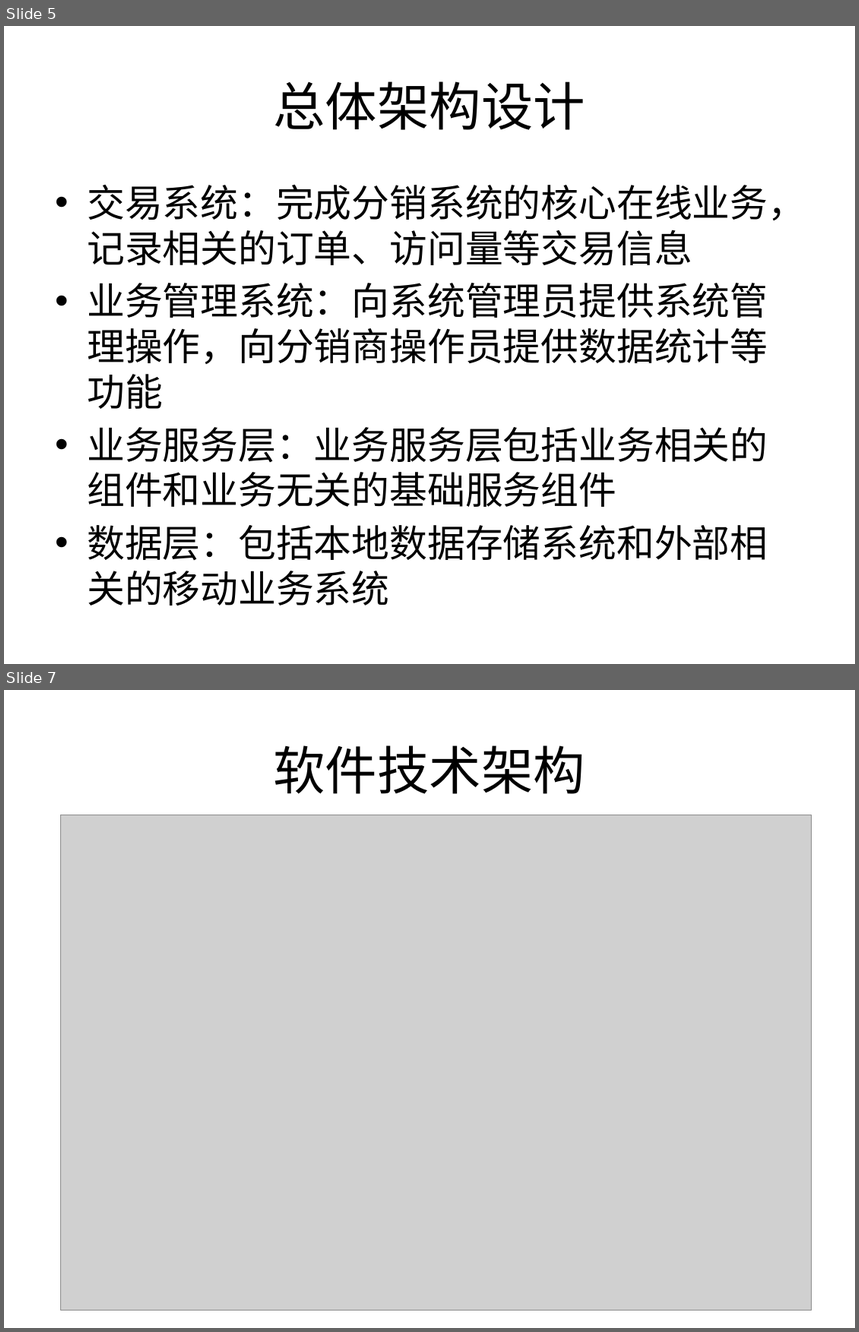
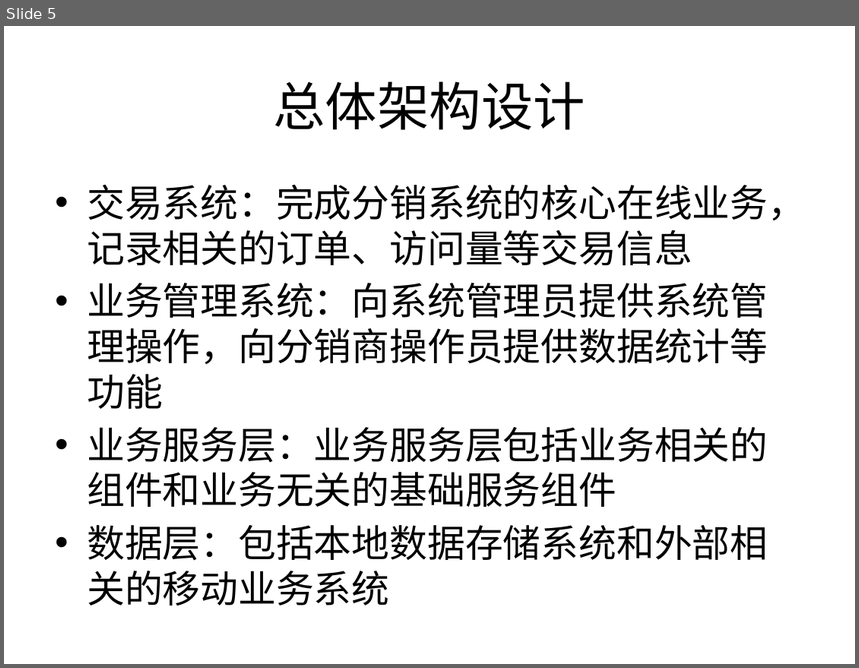
Before and after one commit to liu76874151/xwtec, a slide deck: 技术架构概述.pptx. Shown one above the other, each under a label of ours: slides 5 and 7 before the commit, slide 5 after it; the slides between them are not shown. The pictures are 859x1332 and 859x668 pixels, drawn with LibreOffice and Linux fonts; fonts in the diff are those of the drawing; grey boxes stand for pictures. Boxes give left, top, right and bottom in pixels: in the first picture for what was removed or moved away, otherwise in the second. Text is boxed around its words. In the diff, an @@ line names an element or a change of style, - is before the commit and + after.

```diff
--- a/技术架构概述.pptx
+++ b/技术架构概述.pptx
@@ slide 7 removed at (x1=4, y1=690, x2=855, y2=1328), background #FFFFFF @@
@@ title removed at (x1=273, y1=745, x2=585, y2=794) @@
-软件技术架构
@@ picture removed at (x1=61, y1=815, x2=812, y2=1312) @@
```
Also in this commit, not shown: 2 slides changed, 5 other files.
